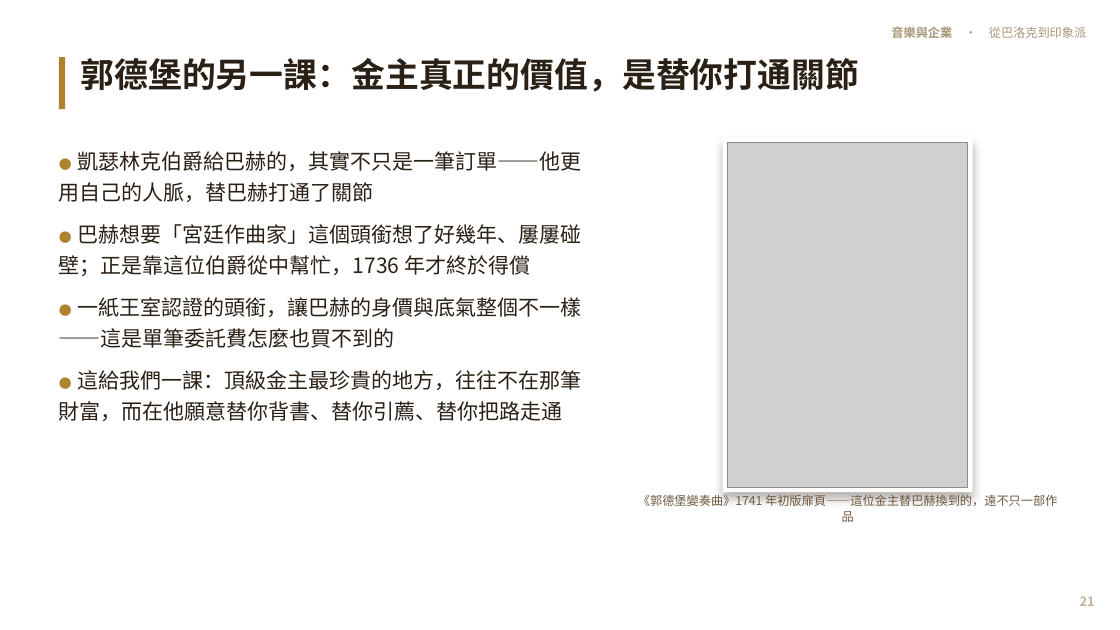
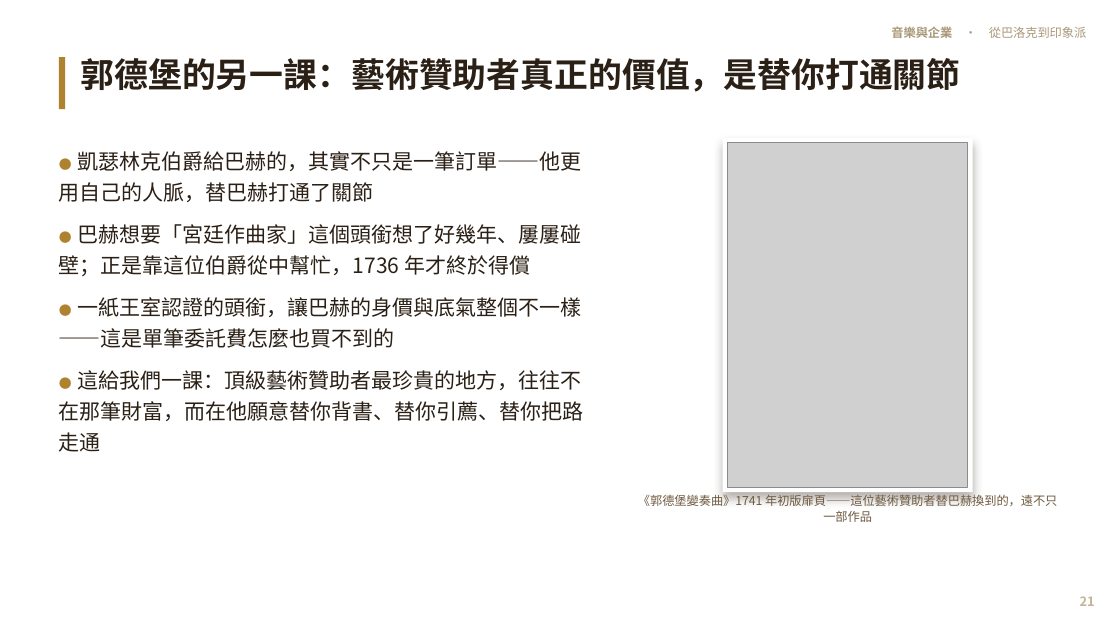
Before and after one commit to kblab2024/music-business-lecture, a slide deck: slide 21 of docs/downloads/音樂與企業-投影片.pptx. Drawn at 1120x630 pixels with LibreOffice and Linux fonts; fonts in the diff are those of the drawing; grey boxes stand for pictures. Boxes give left, top, right and bottom in pixels: in the first picture for what was removed or moved away, otherwise in the second. Text is boxed around its words. In the diff, an @@ line names an element or a change of style, - is before the commit and + after.

```diff
--- a/docs/downloads/音樂與企業-投影片.pptx
+++ b/docs/downloads/音樂與企業-投影片.pptx
@@ text at (81,58,961,92): text changed @@
-郭德堡的另一課：金主真正的價值，是替你打通關節
+郭德堡的另一課：藝術贊助者真正的價值，是替你打通關節
@@ text at (59,370,584,452): text changed @@
-● 這給我們一課：頂級金主最珍貴的地方，往往不在那筆財富，而在他願意替你背書、替你引薦、替你把路走通
+● 這給我們一課：頂級藝術贊助者最珍貴的地方，往往不在那筆財富，而在他願意替你背書、替你引薦、替你把路走通
@@ text at (638,492,1057,522): text changed @@
-《郭德堡變奏曲》1741 年初版扉頁——這位金主替巴赫換到的，遠不只一部作品
+《郭德堡變奏曲》1741 年初版扉頁——這位藝術贊助者替巴赫換到的，遠不只一部作品
```
Also in this commit, not shown: 13 other slides changed, 7 other files.
